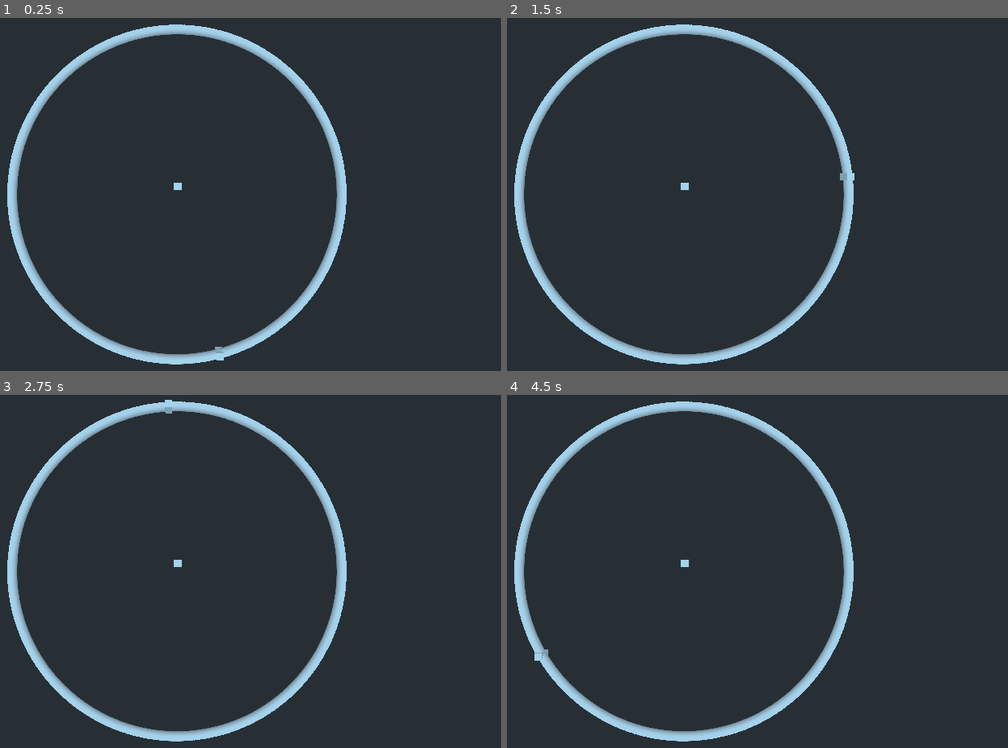
Above: before the commit, frames 1-4 (two rows, left to right).
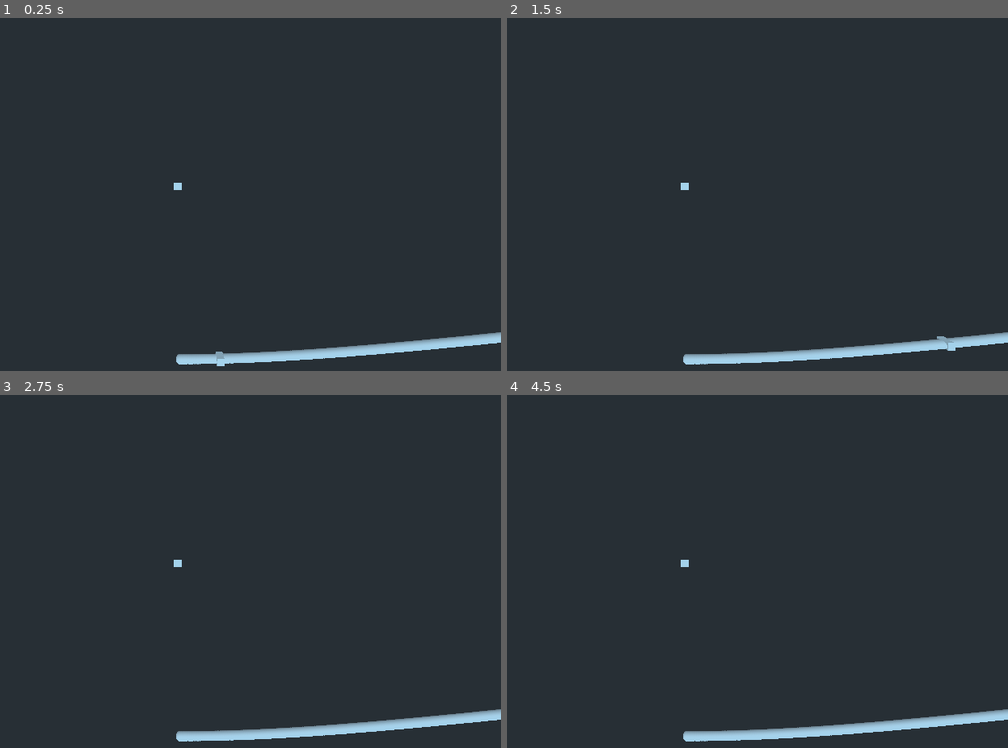
Above: after the commit, the same moments.

Repository: haennes/Spacecavate
Game: Godot game, scene res://scenes/MainScene.tscn
The game is run twice, just before and just after one commit, with the same random seed, the same clock (stepped at 60 frames per second) and the same inputs. The project has no main scene, so this scene is started directly.
Inputs:
- Up to frame 1 (0.25 s): no input
- Up to frame 2 (1.5 s): no input
- Up to frame 3 (2.75 s): tap Enter at 2 s
- Up to frame 4 (4.5 s): tap Space at 2.75, 4.25 s; tap Enter at 3.5 s

The runs differ from the first frame. In frame 1, 7.3% of the frame differs, in the area x 1-100%, y 1-99%; in frame 2, 7.4%; in frame 3, 7.3%; in frame 4, 7.4%.

Commit message:
forgot the := last commit

Diff:
--- a/scripts/GravityObject/GravityObject.gd
+++ b/scripts/GravityObject/GravityObject.gd
@@ -2,7 +2,7 @@
 
 ##### Declare this in an Autoload later   (from)
 
-var G = 6
+var G := 0.6
 
 ##### Declare this in an Autoload later   (to)
 
